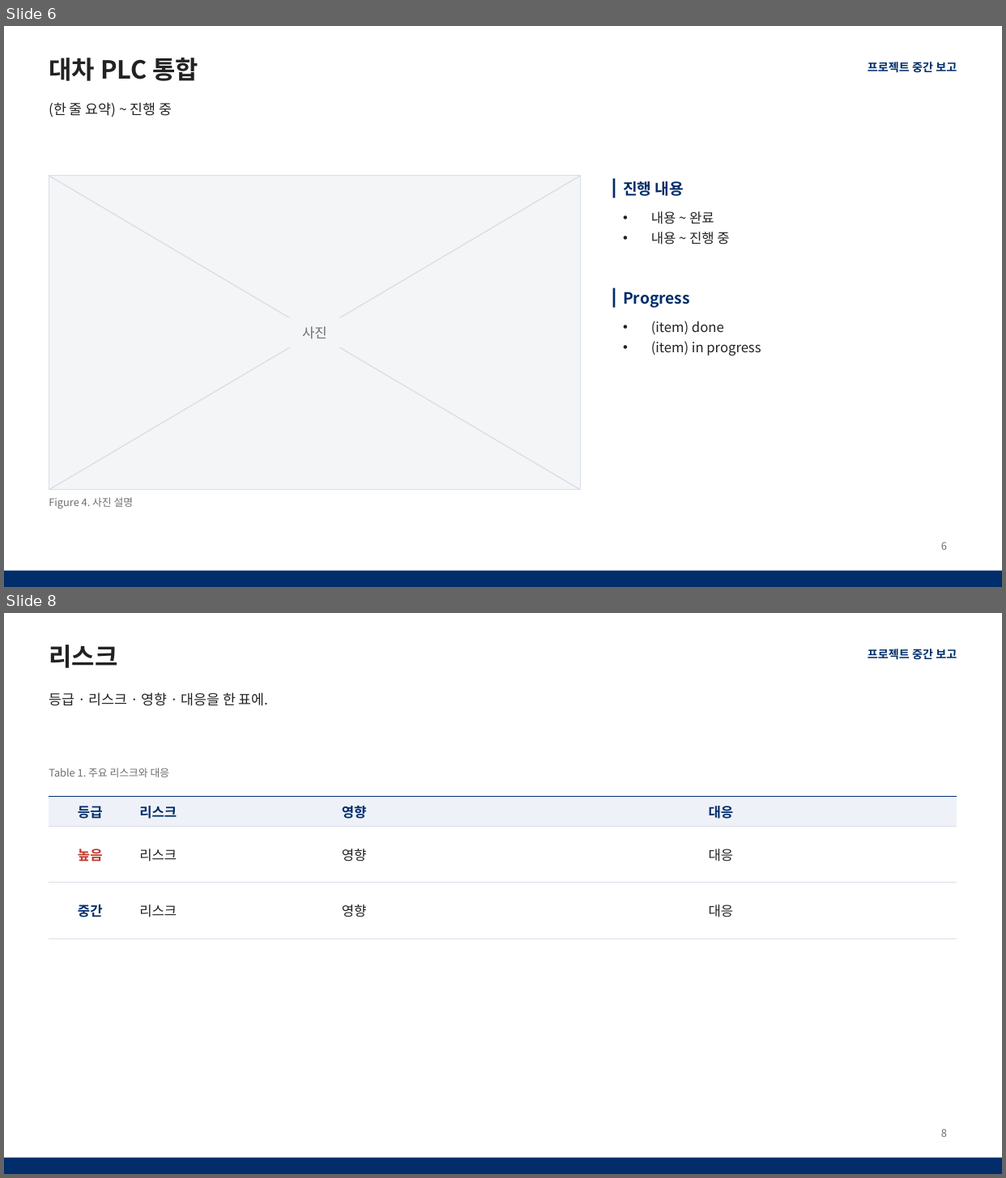
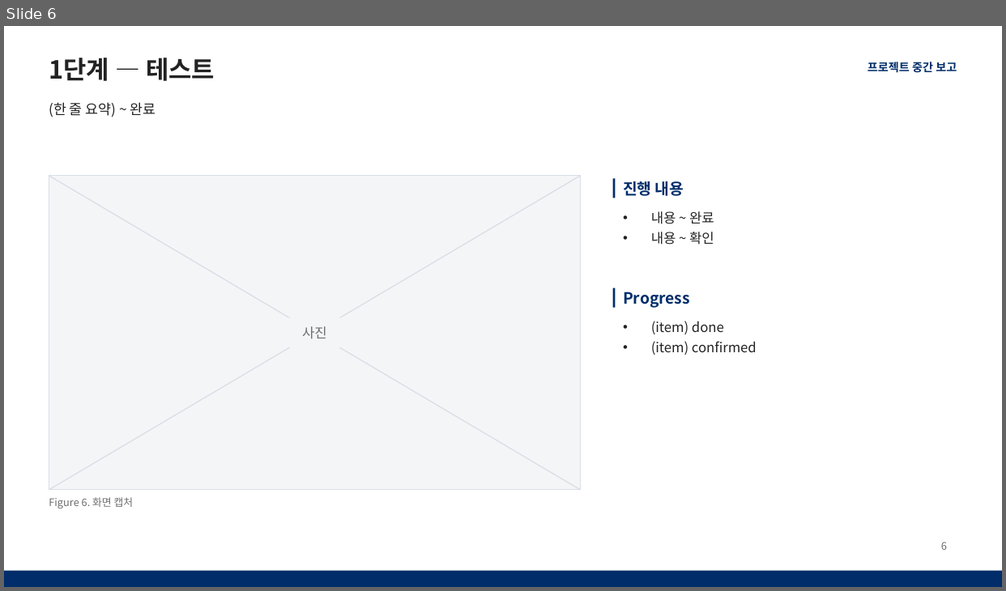
Before and after one commit to chanyee725/PPT-Template, a slide deck: templates/interim-report.pptx. Shown one above the other, each under a label of ours: slides 6 and 8 before the commit, slide 6 after it; the slides between them are not shown. The pictures are 1006x1178 and 1006x591 pixels, drawn with LibreOffice and Linux fonts; fonts in the diff are those of the drawing. Boxes give left, top, right and bottom in pixels: in the first picture for what was removed or moved away, otherwise in the second. Text is boxed around its words. In the diff, an @@ line names an element or a change of style, - is before the commit and + after.

```diff
--- a/templates/interim-report.pptx
+++ b/templates/interim-report.pptx
@@ slide 8 removed at box(4, 613, 1002, 1174), background #FFFFFF; not listed: 2 template elements that a slide beside it also shows @@
@@ title removed at box(49, 645, 117, 668) @@
-리스크
@@ text removed at box(49, 692, 269, 706) @@
-등급 · 리스크 · 영향 · 대응을 한 표에.
@@ text removed at box(49, 768, 170, 777) @@
-Table 1. 주요 리스크와 대응
@@ table removed at box(49, 796, 957, 921), 3 rows, 4 columns @@
-등급 | 리스크 | 영향 | 대응
-높음 | 리스크 | 영향 | 대응
-중간 | 리스크 | 영향 | 대응
@@ page number removed at box(941, 1129, 947, 1137) @@
-8
@@ slide 6 changed as well @@
@@ title at box(49, 58, 215, 81): text changed @@
-대차 PLC 통합
+1단계 — 테스트
@@ text at box(49, 102, 156, 118): text changed @@
-(한 줄 요약) ~ 진행 중
+(한 줄 요약) ~ 완료
@@ text at box(651, 232, 714, 245): text changed @@
-• 내용 ~ 진행 중
+• 내용 ~ 확인
@@ text at box(651, 341, 756, 355): text changed @@
-• (item) in progress
+• (item) confirmed
@@ text at box(49, 497, 134, 509): text changed @@
-Figure 4. 사진 설명
+Figure 6. 화면 캡처
```
Also in this commit, not shown: 2 other slides changed, 12 slides added, 6 other slides removed, 1 other file.
